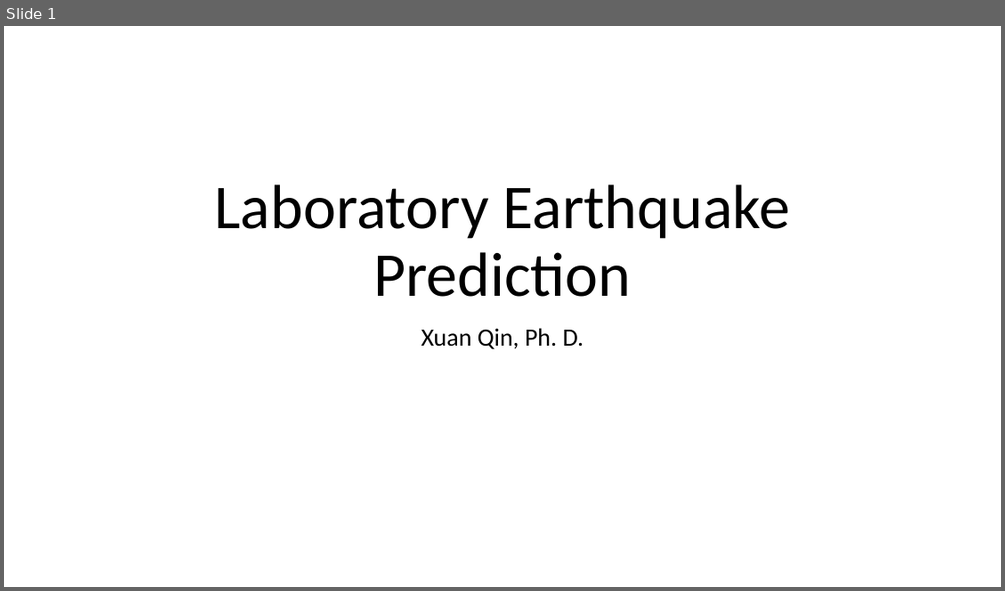
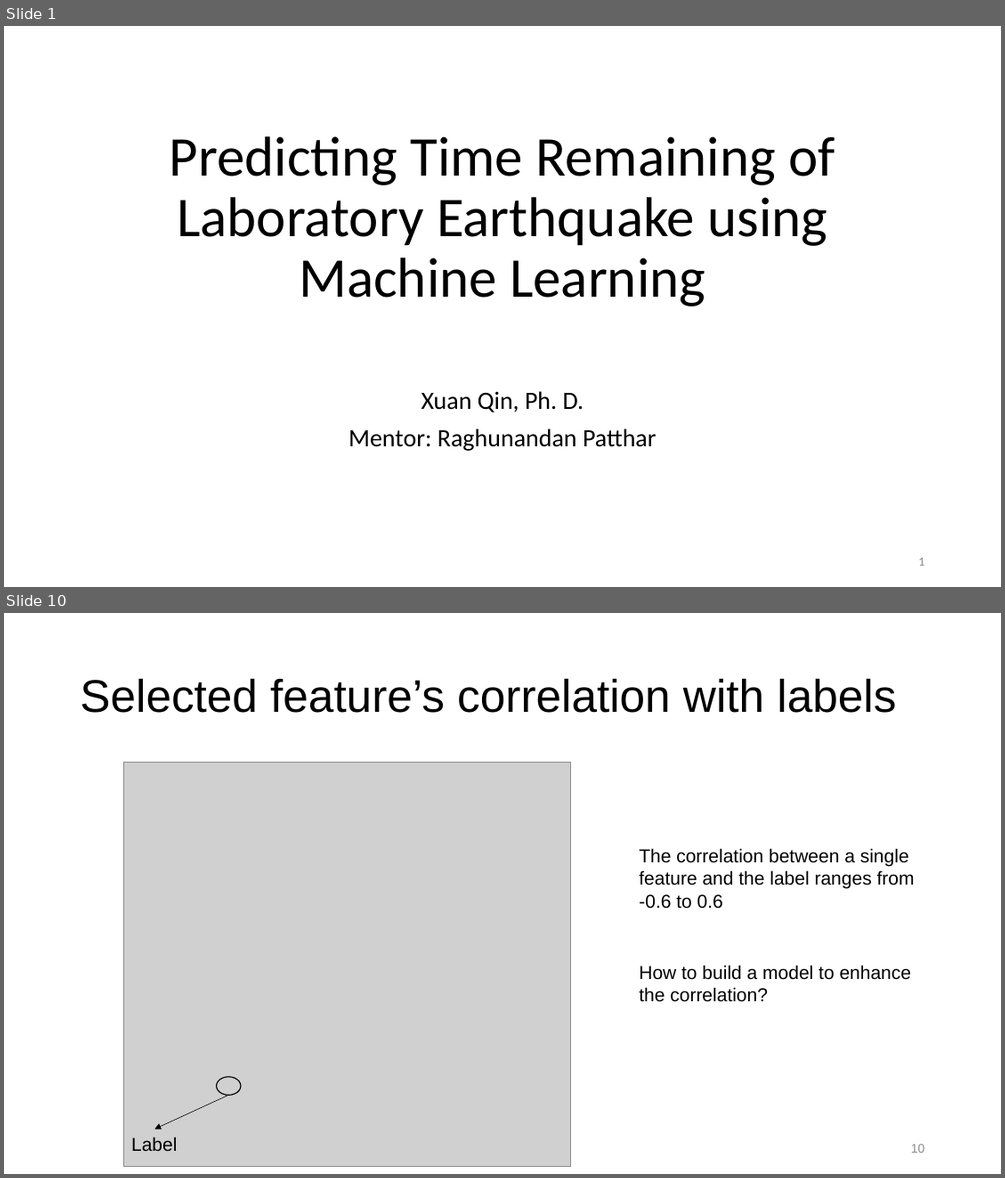
Before and after one commit to qq7933086/Laboratory_earthquake_time_prediction, a slide deck: Capstone_presentation_Laboratory Earthquake Prediction.pptx. Shown one above the other, each under a label of ours: slide 1 before the commit, slides 1 and 10 after it; the slides between them are not shown. The pictures are 1005x591 and 1005x1178 pixels, drawn with LibreOffice and Linux fonts; fonts in the diff are those of the drawing; grey boxes stand for pictures. Boxes give left, top, right and bottom in pixels: in the first picture for what was removed or moved away, otherwise in the second. Text is boxed around its words. In the diff, an @@ line names an element or a change of style, - is before the commit and + after.

```diff
--- a/Capstone_presentation_Laboratory Earthquake Prediction.pptx
+++ b/Capstone_presentation_Laboratory Earthquake Prediction.pptx
@@ slide 10 added at [4, 613, 1001, 1174], background #FFFFFF @@
@@ title added at [80, 678, 896, 713], 44 pt, text #000000 @@
+Selected feature’s correlation with labels
@@ picture added at [124, 763, 571, 1167] @@
@@ text added at [639, 848, 914, 908], 18 pt, text #000000 @@
+The correlation between a single feature and the label ranges from -0.6 to 0.6
@@ text added at [639, 965, 912, 1002], 18 pt, text #000000 @@
+How to build a model to enhance the correlation?
@@ ellipse added at [217, 1077, 241, 1094], outline #000000 1 pt @@
@@ arrow added from (228, 1094) to (155, 1129), #000000 0.5 pt @@
@@ text added at [131, 1136, 177, 1151], 18 pt, text #000000 @@
+Label
@@ page number added at [911, 1143, 925, 1152], 12 pt, text #8C8C8C @@
+10
@@ slide 1 changed as well @@
@@ title at [170, 136, 834, 306]: text changed; size 60 to 54 pt @@
-Laboratory Earthquake Prediction
+Predicting Time Remaining of Laboratory Earthquake using Machine Learning
@@ subtitle "Xuan Qin, Ph. D." at [348, 391, 656, 451]: vertical alignment top to bottom @@
@@ subtitle at [348, 428, 656, 451]: paragraph added @@
+Mentor: Raghunandan Patthar
@@ page number added at [918, 557, 924, 565], 12 pt, text #8C8C8C @@
+1
```
Also in this commit, not shown: 17 other slides added.
